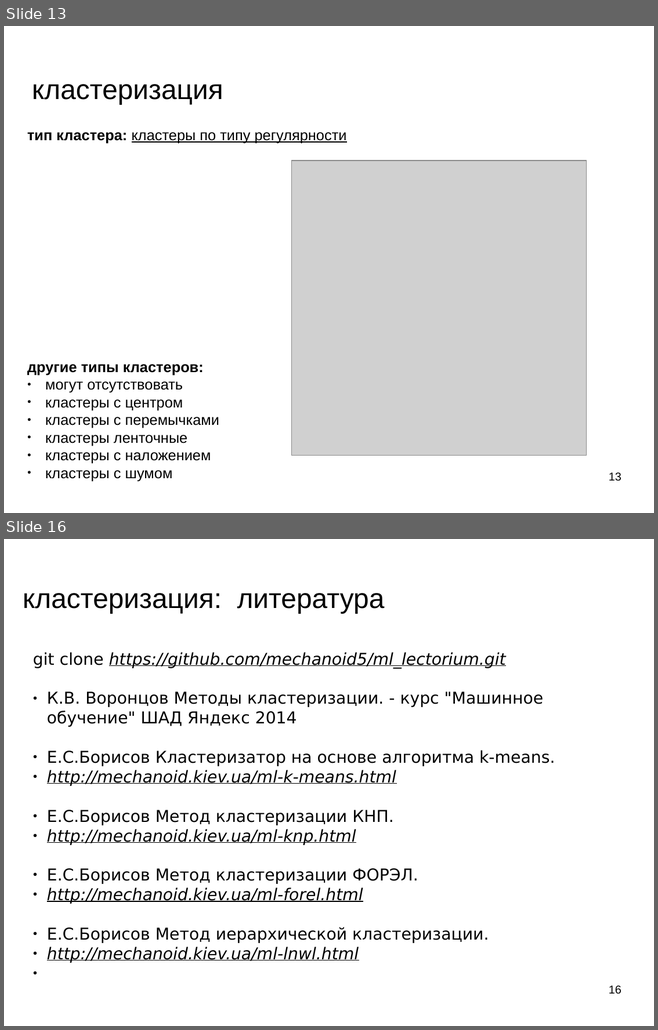
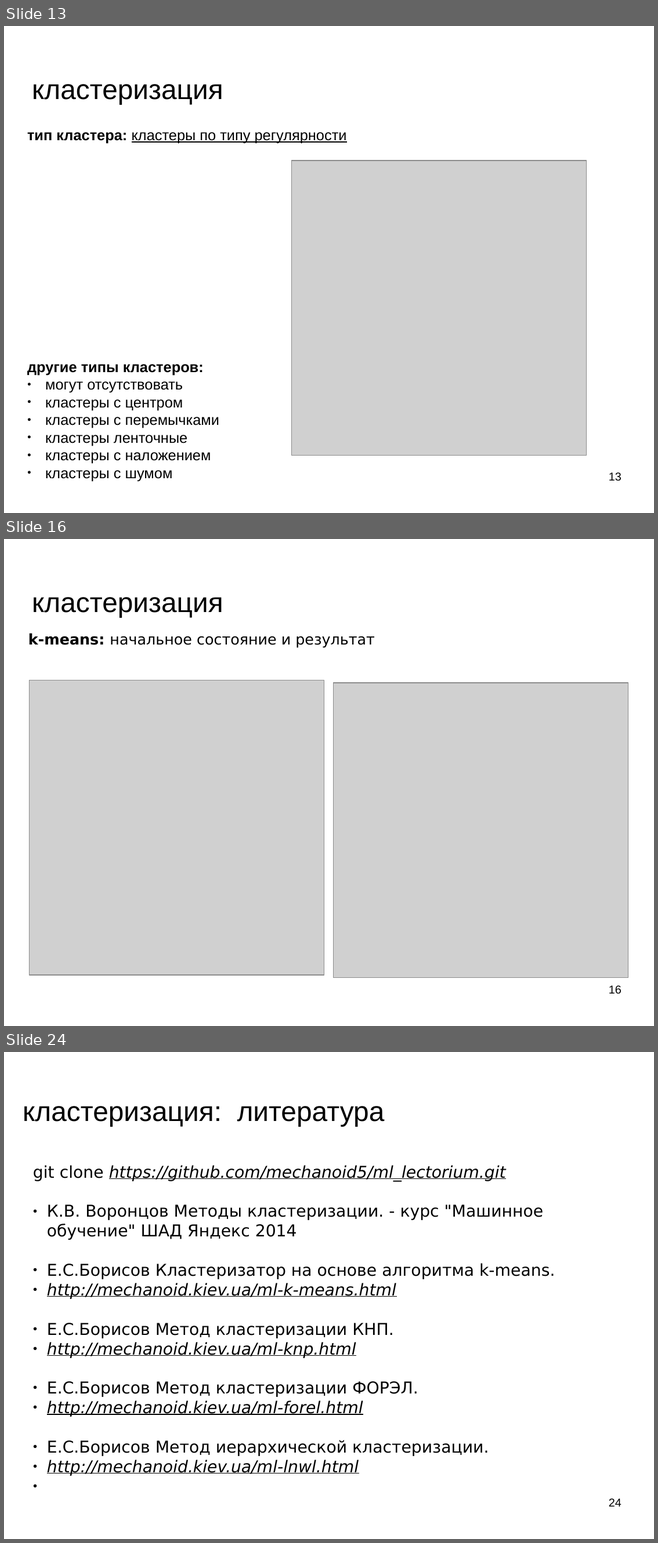
Before and after one commit to mechanoid5/ml_lectorium_legacy, a slide deck: 07-cluster.odp. Shown one above the other, each under a label of ours: slides 13 and 16 before the commit, slides 13, 16 and 24 after it; the slides between them are not shown. The pictures are 658x1030 and 658x1543 pixels, drawn with LibreOffice and Linux fonts; fonts in the diff are those of the drawing; grey boxes stand for pictures; background and template pictures are left out. Boxes give left, top, right and bottom in pixels: in the first picture for what was removed or moved away, otherwise in the second. Text is boxed around its words. In the diff, an @@ line names an element or a change of style, - is before the commit and + after.

```diff
--- a/07-cluster.odp
+++ b/07-cluster.odp
@@ slide 16 added at bbox=[4, 539, 654, 1026], background picture (left out) @@
@@ title added at bbox=[32, 597, 223, 617], 33.9 pt, text #000000 @@
+кластеризация
@@ text added at bbox=[28, 633, 375, 648], 18 pt, text #000000 @@
+k-means: начальное состояние и результат
@@ picture added at bbox=[30, 681, 324, 975] @@
@@ picture added at bbox=[333, 683, 628, 977] @@
@@ page number added at bbox=[608, 986, 621, 994], 14 pt, text #000000 @@
+16
@@ what was slide 16 is now slide 24 @@
@@ page number at bbox=[608, 1499, 621, 1507]: text changed @@
-16
+24
```
Also in this commit, not shown: 2 slides changed, 8 other slides added, 1 slide removed, 13 other files.
